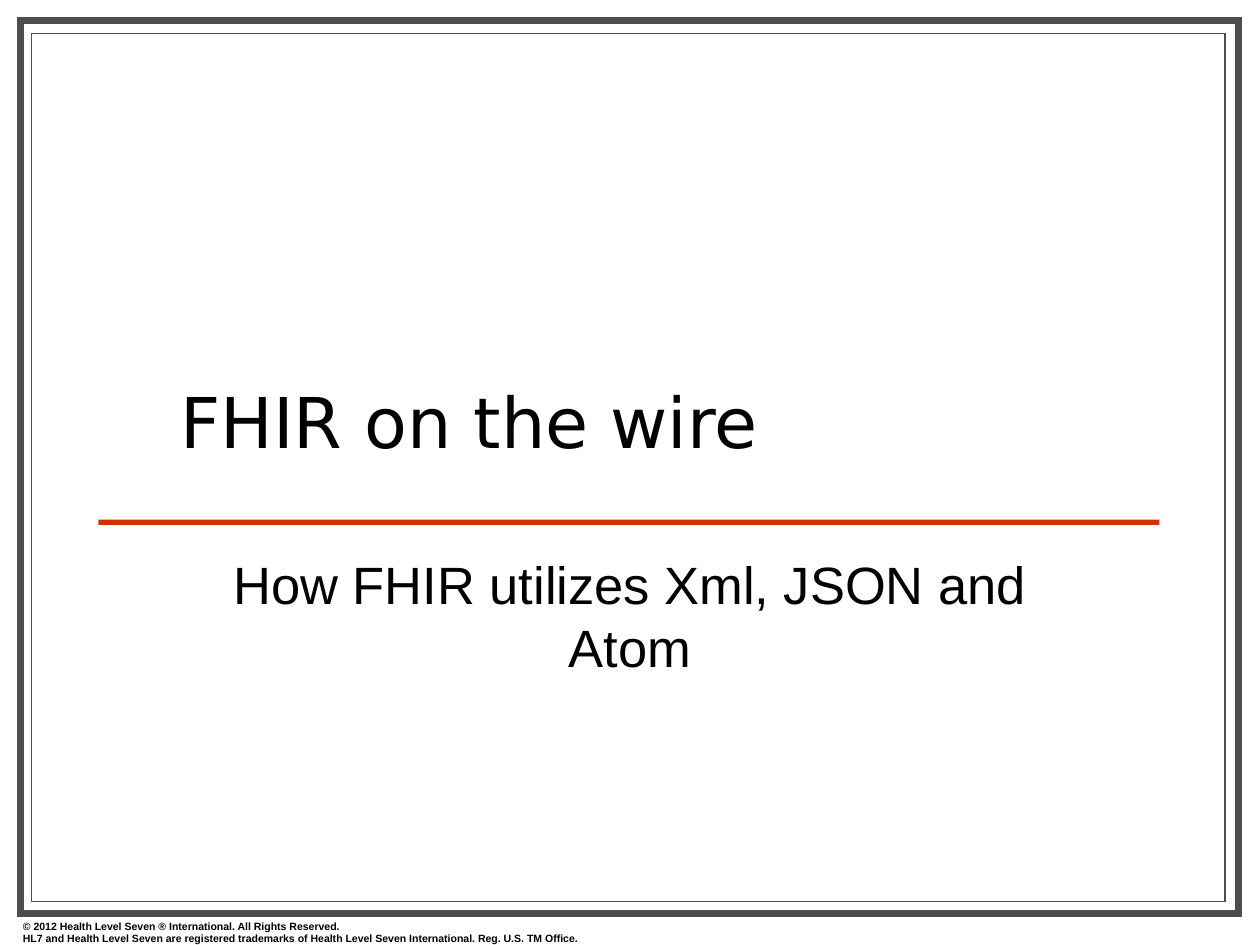
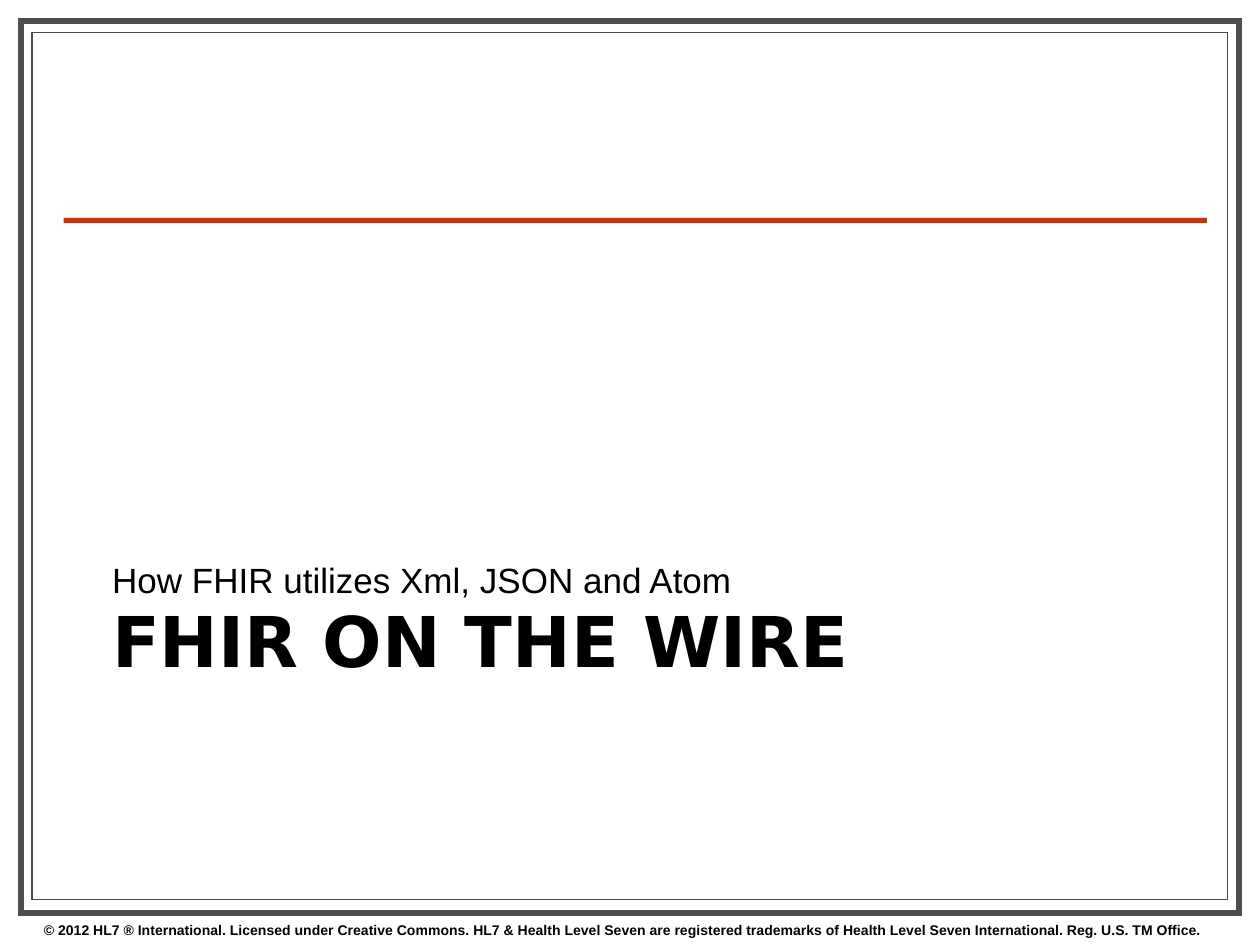
Before and after one commit to vista-novo/fhir, a slide deck: slide 64 of presentations/2013-01 Tutorials/201301 - Phoenix - FhirForDevelopersWGMTutorial.pptx. Drawn at 1260x945 pixels with LibreOffice and Linux fonts; fonts in the diff are those of the drawing; background and template pictures are left out. Boxes give left, top, right and bottom in pixels: in the first picture for what was removed or moved away, otherwise in the second. Text is boxed around its words. In the diff, an @@ line names an element or a change of style, - is before the commit and + after.

```diff
--- a/presentations/2013-01 Tutorials/201301 - Phoenix - FhirForDevelopersWGMTutorial.pptx
+++ b/presentations/2013-01 Tutorials/201301 - Phoenix - FhirForDevelopersWGMTutorial.pptx
@@ rectangle at [21,21,1240,914]: outline #4D4D4D 4 pt to #4D4D4D 3.5 pt @@
@@ rectangle at [32,33,1227,900]: fill none to #FFFFFF @@
@@ line moved from (98, 522) - (1159, 522) to (64, 220) - (1207, 220) @@
@@ text "How FHIR utilizes Xml, JSON ...": place and size @@
-text "How FHIR utilizes Xml, JSON ..." at [233,566,1026,668]
+text "How FHIR utilizes Xml, JSON ..." at [112,567,731,598]
@@ text "How FHIR utilizes Xml, JSON ..." at [112,567,731,598]: size 30 to 20 pt; alignment centre to left; less space between paragraphs; vertical alignment top to bottom @@
@@ title "FHIR ON THE WIRE" at [112,615,848,668]: vertical alignment bottom to top @@
@@ title at [112,615,848,668]: text changed; bold on @@
-FHIR on the wire
+FHIR ON THE WIRE
@@ rectangle added at [1085,767,1223,896], fill #FFFFFF @@
@@ text at [58,925,1201,938]: text changed; size 6 to 8 pt @@
-© 2012 Health Level Seven ® International. All Rights Reserved.
-HL7 and Health Level Seven are registered trademarks of Health Level Seven International. Reg. U.S. TM Office.
+© 2012 HL7 ® International. Licensed under Creative Commons. HL7 & Health Level Seven are registered trademarks of Health Level Seven International. Reg. U.S. TM Office.
```
Also in this commit, not shown: 84 other slides changed, 1 slide added, 1 slide removed.
